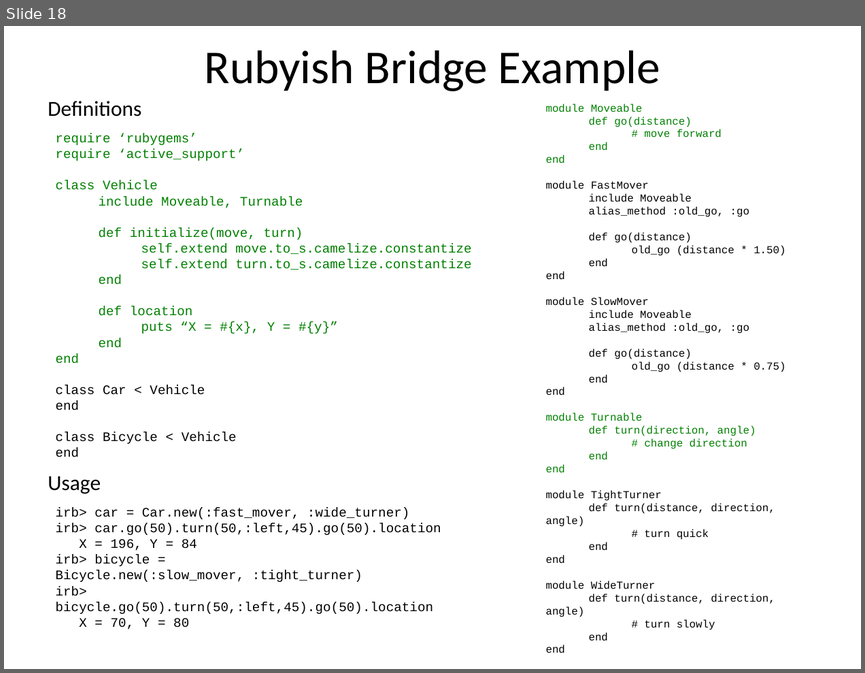
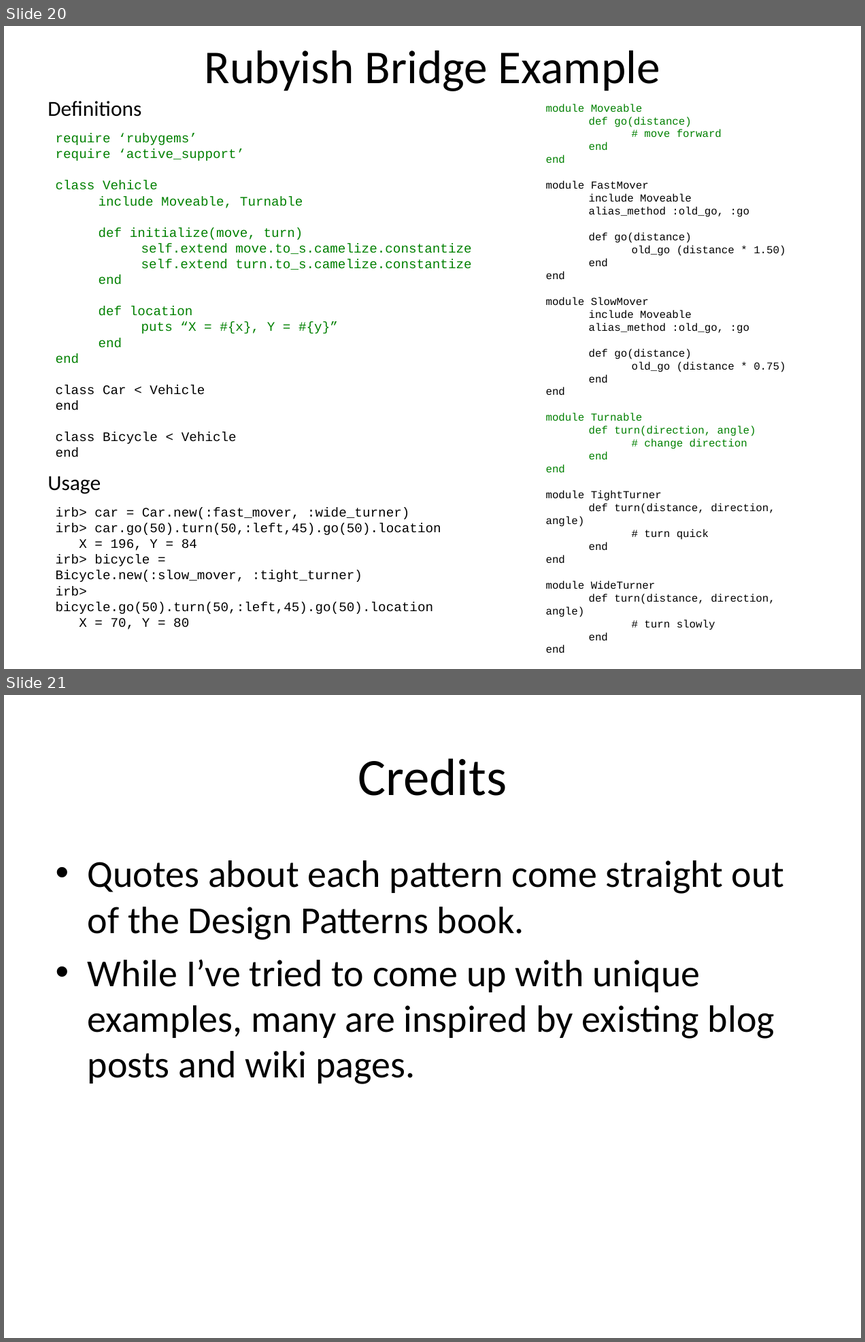
Before and after one commit to john-fitzpatrick/design_patterns, a slide deck: DesignPatterns.pptx. Shown one above the other, each under a label of ours: slide 18 before the commit, slides 20 and 21 after it. The pictures are 865x673 and 865x1342 pixels, drawn with LibreOffice and Linux fonts; fonts in the diff are those of the drawing. Boxes give left, top, right and bottom in pixels: in the first picture for what was removed or moved away, otherwise in the second. Text is boxed around its words. In the diff, an @@ line names an element or a change of style, - is before the commit and + after.

```diff
--- a/DesignPatterns.pptx
+++ b/DesignPatterns.pptx
@@ slide 21 added at bbox=[4, 695, 861, 1338], background #FFFFFF @@
@@ title added at bbox=[358, 758, 507, 796], 44 pt, text #000000 @@
+Credits
@@ text added at bbox=[88, 860, 785, 1084], 32 pt, text #000000 @@
+• Quotes about each pattern come straight out of the Design Patterns book.
+• While I’ve tried to come up with unique examples, many are inspired by existing blog posts and wiki pages.
@@ what was slide 18 is now slide 20 @@
```
Also in this commit, not shown: 2 slides changed, 3 other slides added.
